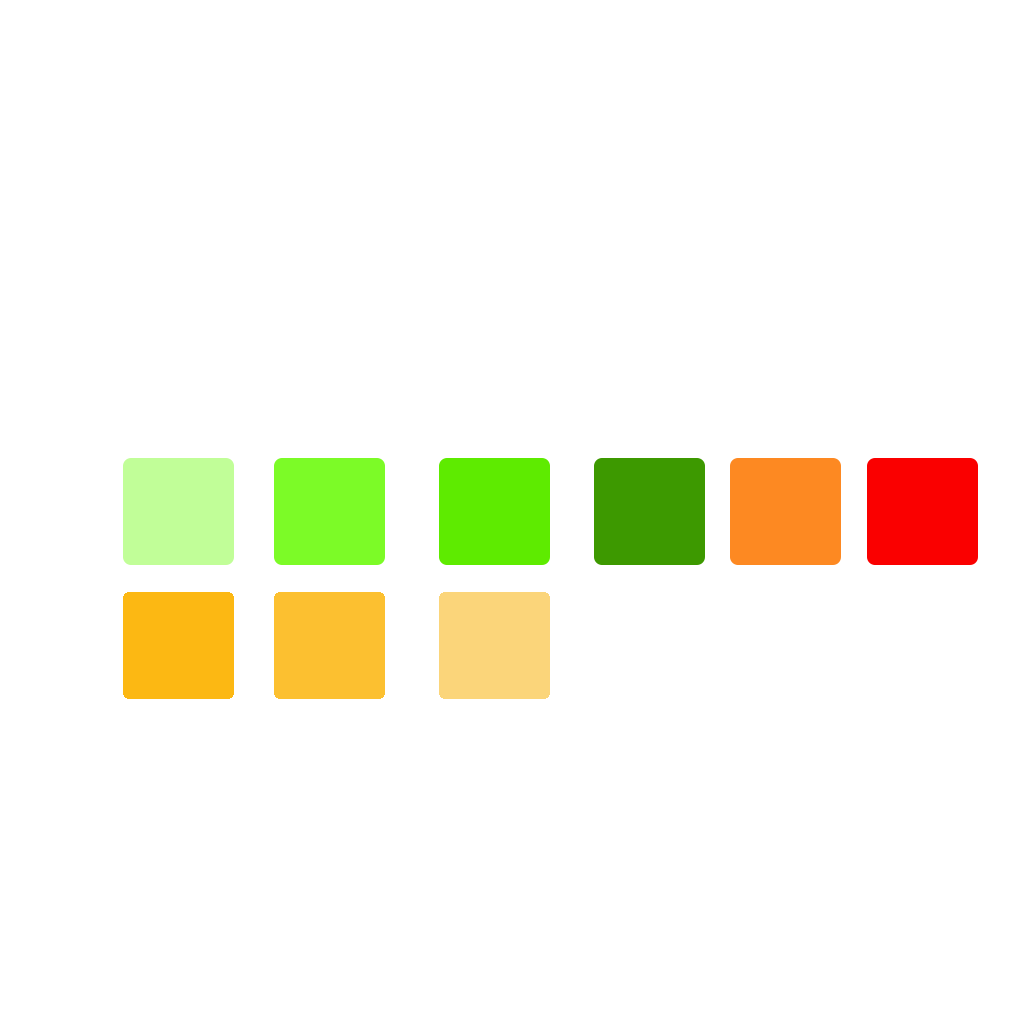
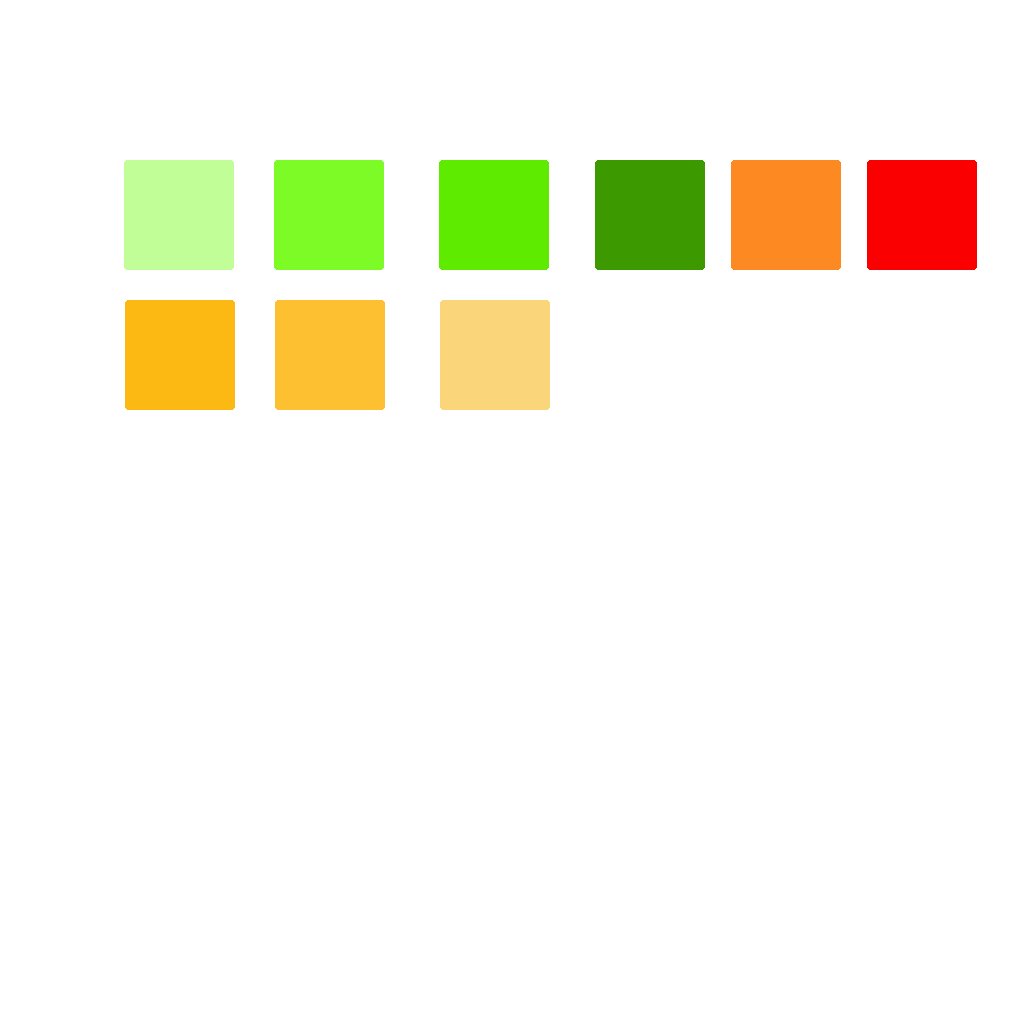
Revision of a layered (1024, 1024) image; what changed, layer by layer:
removed layer "圆角矩形 6 副本 3" over [439, 592, 550, 699]
removed layer "圆角矩形 6 副本 2" over [274, 592, 385, 699]
removed layer "圆角矩形 6 副本" over [123, 592, 234, 699]
removed layer "圆角矩形 6" over [867, 458, 978, 565]
removed layer "圆角矩形 5" over [730, 458, 841, 565]
removed layer "圆角矩形 3" over [594, 458, 705, 565]
removed layer "圆角矩形 4" over [439, 458, 550, 565]
removed layer "圆角矩形 1" over [274, 458, 385, 565]
removed layer "圆角矩形 2" over [123, 458, 234, 565]
added layer "cube1 副本 8" above "cube1 副本 7" over [440, 300, 550, 410]
added layer "cube1 副本 7" above "cube1 副本 6" over [275, 300, 385, 410]
added layer "cube1 副本 6" above "cube1 副本 5" over [125, 300, 235, 410]
added layer "cube1 副本 5" above "cube1 副本 4" over [867, 160, 977, 270]
added layer "cube1 副本 4" above "cube1 副本 3" over [731, 160, 841, 270]
added layer "cube1 副本 3" above "cube1 副本 2" over [595, 160, 705, 270]
added layer "cube1 副本 2" above "cube1 副本" over [439, 160, 549, 270]
added layer "cube1 副本" above "cube1" over [274, 160, 384, 270]
added layer "cube1" above "图层 0" over [124, 160, 234, 270]
